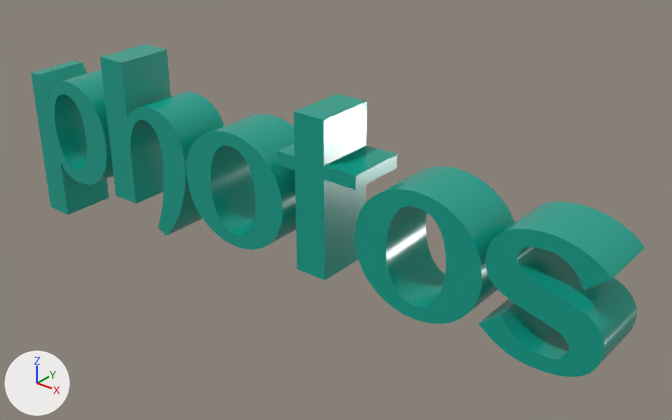
Renders of the glTF model assets/3dobjects/photos/photos.gltf from each side of a commit.
The view is the same before and after, from a 50 mm camera at (0.1359, -0.1565, 0.1064) aimed at (0.0111, -0.0005, 0.0097). The axes (+X, +Y, +Z) are drawn at lower left. The lights are the same throughout. Where no turn or scale is listed for an object, it has been applied to the vertices.

Names of what the first picture shows: '3D Text - h', '3D Text - o', '3D Text - o.001', '3D Text - p', '3D Text - s', '3D Text - t'.
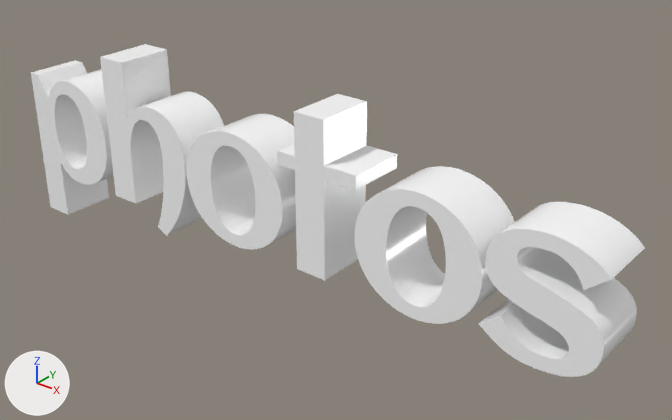
The newer file is also turned or shifted as a whole; pictures and numbers use the older file's frame.

Boxes [x1, y1, x2, y2] around the edits, measured in the pictures (672 x 420 px):
```json
{"object": "3D Text - s", "change": "recoloured", "before": [478, 202, 645, 377], "after": [478, 202, 645, 377], "on screen": "cyan to white"}
{"object": "3D Text - o.001", "change": "recoloured", "before": [355, 166, 515, 324], "after": [355, 166, 515, 324], "on screen": "cyan to white"}
{"object": "3D Text - h", "change": "recoloured", "before": [100, 44, 224, 236], "after": [100, 44, 224, 236], "on screen": "cyan to white"}
{"object": "3D Text - t", "change": "recoloured", "before": [277, 94, 397, 280], "after": [277, 94, 397, 280], "on screen": "cyan to white"}
{"object": "3D Text - o", "change": "recoloured", "before": [186, 114, 296, 250], "after": [186, 114, 296, 250], "on screen": "cyan to white"}
{"object": "3D Text - p", "change": "recoloured", "before": [31, 60, 113, 215], "after": [31, 60, 113, 215], "on screen": "cyan to white"}
```

The change, as JSON lines over the scene's bpy script:
```json
{"op": "set", "path": "mat_distant_valley_1.base_color", "old": "(0.00456, 0.349, 0.259)", "new": "(1.0, 1.0, 1.0)", "note": "cyan #0e9f8b -> white #ffffff"}
```
